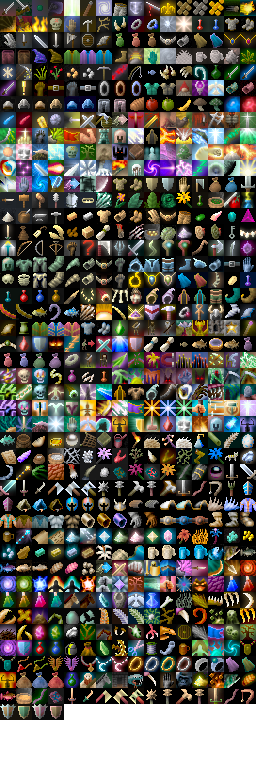
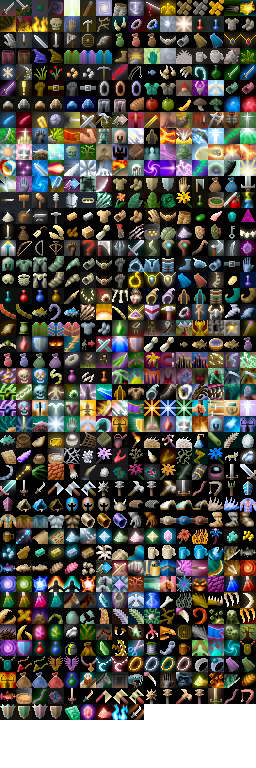
Comparing the layer stacks of the two w=256, h=768 images. Changes:
painted on "Background" over [64, 704, 141, 720]
painted on "shade" over [80, 704, 144, 720]
